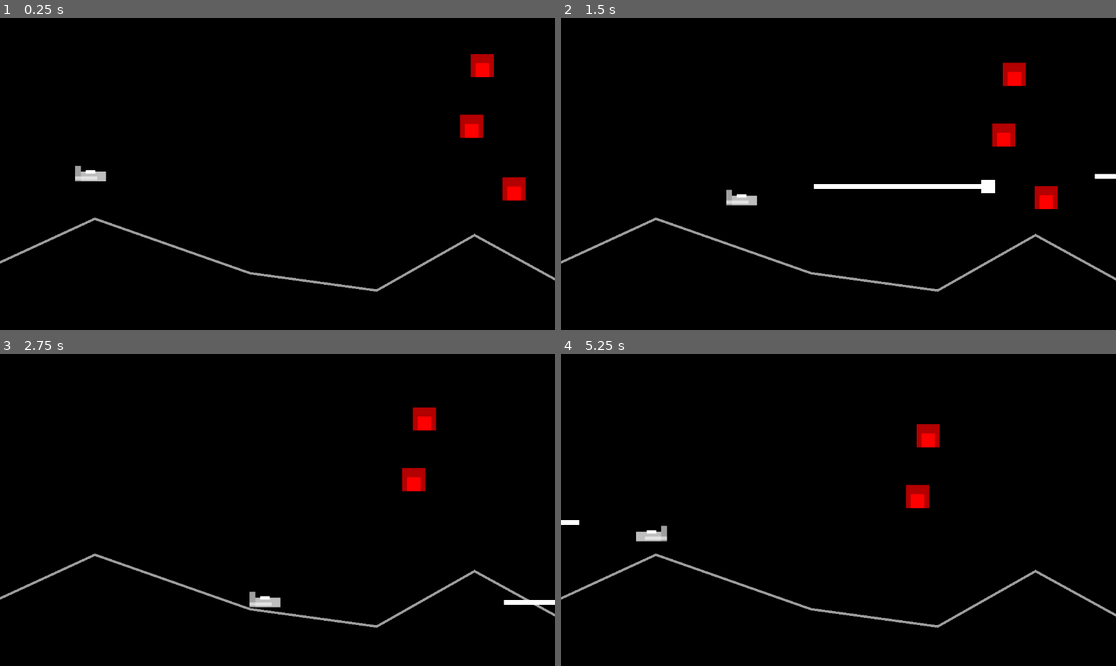
Above: before the commit, frames 1-4 (two rows, left to right).
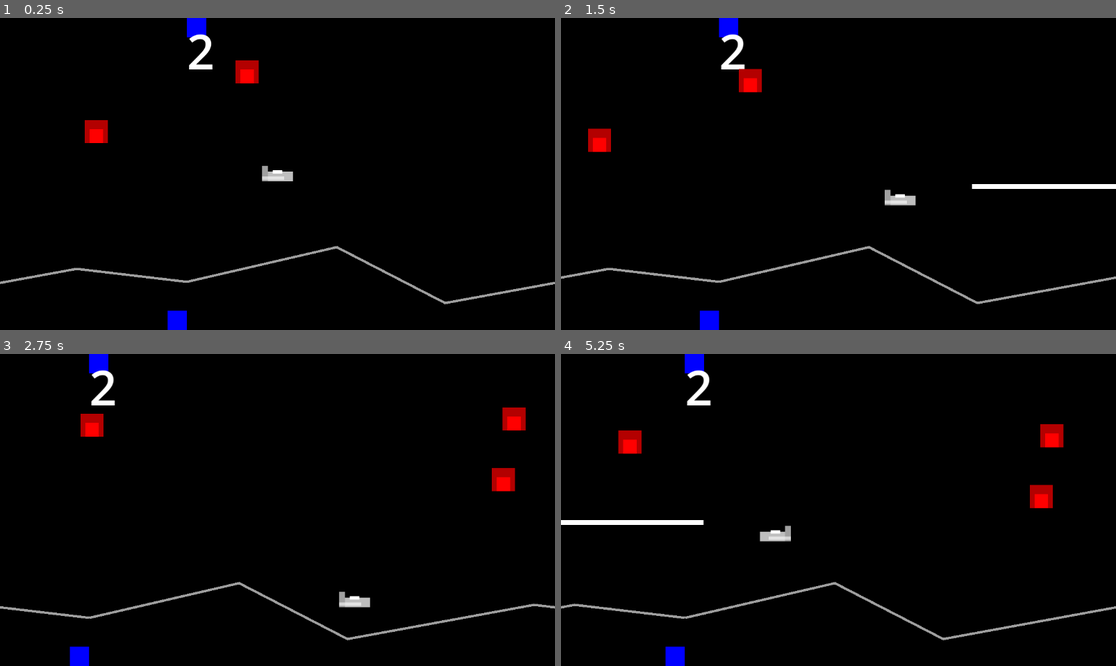
Above: after the commit, the same moments.

Repository: Toxe/godot-defender-clone
Game: Godot game, scene res://scenes/levels/main.tscn
Two runs of this game, one before a commit and one after it. Both use one fixed random seed, a clock stepped at 60 frames per second and the inputs below.
Inputs:
- Up to frame 1 (0.25 s): no input
- Up to frame 2 (1.5 s): hold Right (move_right) 0.53-1.28 s; tap Space (fire) at 0.6, 1.35 s; hold Down (move_down) from 1.28 s (still down)
- Up to frame 3 (2.75 s): release Down (move_down) at 2.03 s; hold Right (move_right) from 2.03 s (still down); tap Space (fire) at 2.1 s
- Up to frame 4 (5.25 s): release Right (move_right) at 2.78 s; hold Up (move_up) 2.78-3.53 s; tap Space (fire) every 0.75 s from 2.85 to 5.1 s; hold Left (move_left) 3.53-5.03 s; hold Down (move_down) from 5.03 s (still down)

The runs differ from the first frame. In frame 1, 4.5% of the frame differs, in the area x 0-100%, y 0-100%; in frame 2, 5.4%; in frame 3, 4.6%; in frame 4, 4.9%.

Commit message:
Main level is build of 3 chunks; add player camera; level and enemies wrap around when player flies left or right

Diff:
--- a/G01_Defender/project.godot
+++ b/G01_Defender/project.godot
@@ -61,3 +61,4 @@
 2d_physics/layer_1="Player"
 2d_physics/layer_2="Enemy"
 2d_physics/layer_3="Player Laser"
+2d_physics/layer_4="Level Chunk"
--- /dev/null
+++ b/G01_Defender/scenes/levels/level_chunk_01.tscn
@@ -0,0 +1,44 @@
+[gd_scene load_steps=2 format=3 uid="uid://bcs5w3kst2vol"]
+
+[sub_resource type="RectangleShape2D" id="RectangleShape2D_oow5e"]
+size = Vector2(1152, 648)
+
+[node name="LevelChunk01" type="Area2D"]
+collision_layer = 8
+collision_mask = 0
+monitoring = false
+
+[node name="CollisionShape2D" type="CollisionShape2D" parent="."]
+position = Vector2(576, 324)
+shape = SubResource("RectangleShape2D_oow5e")
+
+[node name="Background" type="ColorRect" parent="."]
+offset_right = 1152.0
+offset_bottom = 648.0
+color = Color(0, 0, 0, 1)
+metadata/_edit_lock_ = true
+
+[node name="ColorRect" type="ColorRect" parent="Background"]
+layout_mode = 0
+offset_right = 40.0
+offset_bottom = 40.0
+color = Color(0, 0, 1, 1)
+
+[node name="ColorRect2" type="ColorRect" parent="Background"]
+layout_mode = 1
+anchors_preset = 3
+anchor_left = 1.0
+anchor_top = 1.0
+anchor_right = 1.0
+anchor_bottom = 1.0
+offset_left = -40.0
+offset_top = -40.0
+grow_horizontal = 0
+grow_vertical = 0
+color = Color(0, 0, 1, 1)
+
+[node name="Mountains" type="Line2D" parent="."]
+position = Vector2(0, 648)
+points = PackedVector2Array(0, -100, 311, -172, 536, -56, 923, -127, 1152, -100)
+width = 5.0
+default_color = Color(0.623529, 0.623529, 0.623529, 1)
--- a/G01_Defender/scenes/levels/main.tscn
+++ b/G01_Defender/scenes/levels/main.tscn
@@ -1,27 +1,40 @@
-[gd_scene load_steps=4 format=3 uid="uid://w0jtokddq4er"]
+[gd_scene load_steps=5 format=3 uid="uid://w0jtokddq4er"]
 
 [ext_resource type="Script" path="res://scenes/levels/main.gd" id="1_gi007"]
 [ext_resource type="PackedScene" uid="uid://cvbnwoj0fo1c0" path="res://scenes/enemies/enemy.tscn" id="2_a4ga4"]
 [ext_resource type="PackedScene" uid="uid://cwjdmjmwuyqem" path="res://scenes/player/player.tscn" id="2_ox6bm"]
+[ext_resource type="PackedScene" uid="uid://bcs5w3kst2vol" path="res://scenes/levels/level_chunk_01.tscn" id="2_r1lcs"]
 
 [node name="Main" type="Node"]
 script = ExtResource("1_gi007")
 
-[node name="Background" type="Node" parent="."]
+[node name="LevelChunks" type="Node" parent="."]
 
-[node name="Sky" type="ColorRect" parent="Background"]
-anchors_preset = 15
-anchor_right = 1.0
-anchor_bottom = 1.0
-grow_horizontal = 2
-grow_vertical = 2
-color = Color(0, 0, 0, 1)
+[node name="LevelChunk01" parent="LevelChunks" instance=ExtResource("2_r1lcs")]
+position = Vector2(-1152, 0)
 
-[node name="Mountains" type="Line2D" parent="Background"]
-position = Vector2(12, 84)
-points = PackedVector2Array(-345, 577, 185, 333, 507, 446, 770, 482, 973, 367, 1217, 501)
-width = 5.0
-default_color = Color(0.623529, 0.623529, 0.623529, 1)
+[node name="Label" type="Label" parent="LevelChunks/LevelChunk01"]
+offset_right = 57.0
+offset_bottom = 140.0
+theme_override_font_sizes/font_size = 100
+text = "1"
+
+[node name="LevelChunk02" parent="LevelChunks" instance=ExtResource("2_r1lcs")]
+
+[node name="Label2" type="Label" parent="LevelChunks/LevelChunk02"]
+offset_right = 57.0
+offset_bottom = 140.0
+theme_override_font_sizes/font_size = 100
+text = "2"
+
+[node name="LevelChunk03" parent="LevelChunks" instance=ExtResource("2_r1lcs")]
+position = Vector2(1152, 0)
+
+[node name="Label3" type="Label" parent="LevelChunks/LevelChunk03"]
+offset_right = 57.0
+offset_bottom = 140.0
+theme_override_font_sizes/font_size = 100
+text = "3"
 
 [node name="Player" parent="." instance=ExtResource("2_ox6bm")]
 position = Vector2(188, 323)
@@ -31,8 +44,23 @@
 [node name="Enemy" parent="Enemies" instance=ExtResource("2_a4ga4")]
 position = Vector2(991, 221)
 
+[node name="Enemy4" parent="Enemies" instance=ExtResource("2_a4ga4")]
+position = Vector2(-660, 134)
+
 [node name="Enemy2" parent="Enemies" instance=ExtResource("2_a4ga4")]
 position = Vector2(1079, 351)
+
+[node name="Enemy8" parent="Enemies" instance=ExtResource("2_a4ga4")]
+position = Vector2(-176, 232)
+
+[node name="Enemy5" parent="Enemies" instance=ExtResource("2_a4ga4")]
+position = Vector2(2147, 123)
+
+[node name="Enemy6" parent="Enemies" instance=ExtResource("2_a4ga4")]
+position = Vector2(1840, 199)
+
+[node name="Enemy7" parent="Enemies" instance=ExtResource("2_a4ga4")]
+position = Vector2(137, 108)
 
 [node name="Enemy3" parent="Enemies" instance=ExtResource("2_a4ga4")]
 position = Vector2(1013, 95)
--- a/G01_Defender/scenes/player/player.gd
+++ b/G01_Defender/scenes/player/player.gd
@@ -32,5 +32,21 @@
         scale.x = 1.0 if orientation > 0.0 else -1.0
 
 
+# wrap around to the other side of the level
+func wrap_around_level(node: Node2D):
+    if node.global_position.x < global_position.x:
+        node.position.x += 3*1152
+    else:
+        node.position.x -= 3*1152
+
+
 func _on_area_entered(_area):
     player_killed.emit()
+
+
+func _on_wrap_enemies_area_exited(area: Area2D):
+    wrap_around_level(area)
+
+
+func _on_wrap_level_chunks_area_exited(area: Area2D):
+    wrap_around_level(area)
--- a/G01_Defender/scenes/player/player.tscn
+++ b/G01_Defender/scenes/player/player.tscn
@@ -1,9 +1,15 @@
-[gd_scene load_steps=3 format=3 uid="uid://cwjdmjmwuyqem"]
+[gd_scene load_steps=5 format=3 uid="uid://cwjdmjmwuyqem"]
 
 [ext_resource type="Script" path="res://scenes/player/player.gd" id="1_n4fie"]
 
 [sub_resource type="RectangleShape2D" id="RectangleShape2D_jk32p"]
 size = Vector2(64, 20)
+
+[sub_resource type="RectangleShape2D" id="RectangleShape2D_bv862"]
+size = Vector2(4608, 1296)
+
+[sub_resource type="RectangleShape2D" id="RectangleShape2D_bbp18"]
+size = Vector2(2304, 1296)
 
 [node name="Player" type="Area2D"]
 collision_mask = 2
@@ -15,6 +21,12 @@
 
 [node name="LaserSpawnPoint" type="Marker2D" parent="."]
 position = Vector2(33, 6)
+
+[node name="Camera2D" type="Camera2D" parent="."]
+limit_top = 0
+limit_bottom = 0
+position_smoothing_enabled = true
+drag_horizontal_enabled = true
 
 [node name="Sprite" type="Node2D" parent="."]
 
@@ -72,4 +84,22 @@
 grow_horizontal = 2
 grow_vertical = 2
 
+[node name="Wrap Enemies" type="Area2D" parent="."]
+collision_layer = 0
+collision_mask = 2
+monitorable = false
+
+[node name="CollisionShape2D" type="CollisionShape2D" parent="Wrap Enemies"]
+shape = SubResource("RectangleShape2D_bv862")
+
+[node name="Wrap Level Chunks" type="Area2D" parent="."]
+collision_layer = 0
+collision_mask = 8
+monitorable = false
+
+[node name="CollisionShape2D" type="CollisionShape2D" parent="Wrap Level Chunks"]
+shape = SubResource("RectangleShape2D_bbp18")
+
 [connection signal="area_entered" from="." to="." method="_on_area_entered"]
+[connection signal="area_exited" from="Wrap Enemies" to="." method="_on_wrap_enemies_area_exited"]
+[connection signal="area_exited" from="Wrap Level Chunks" to="." method="_on_wrap_level_chunks_area_exited"]
